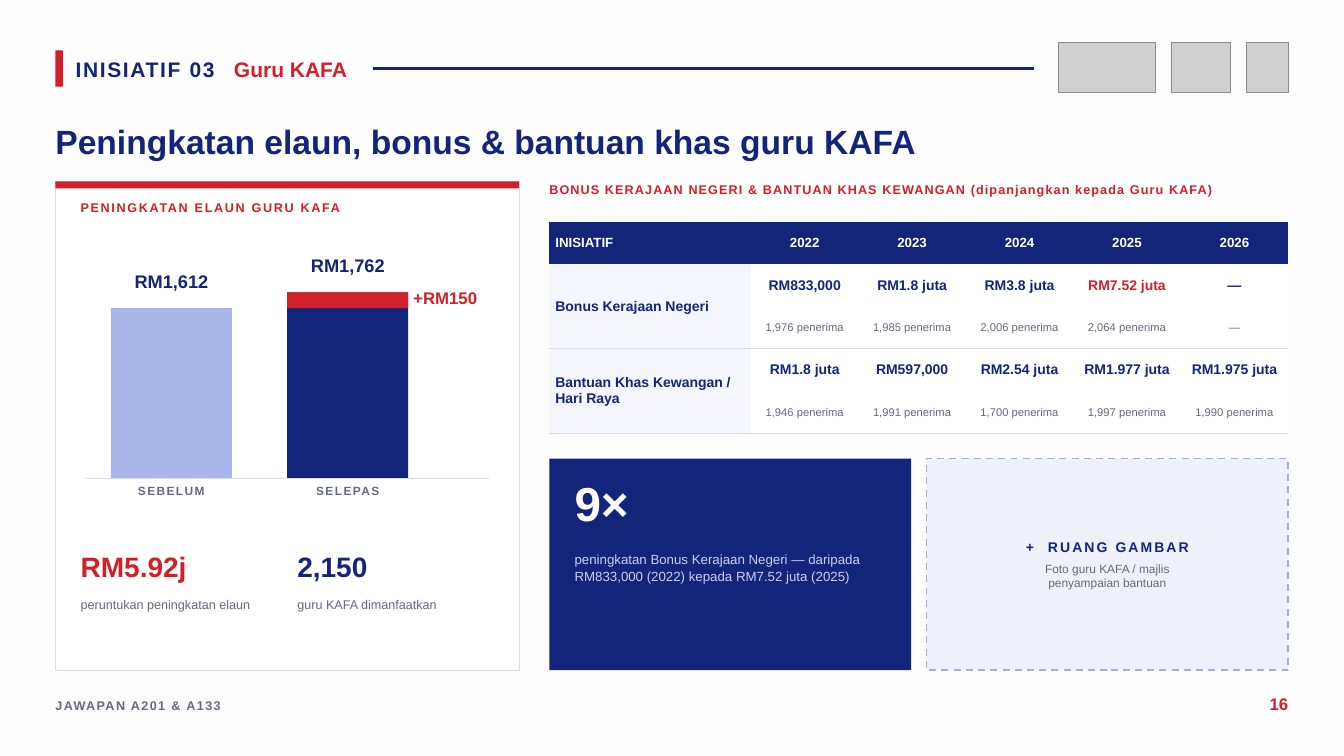
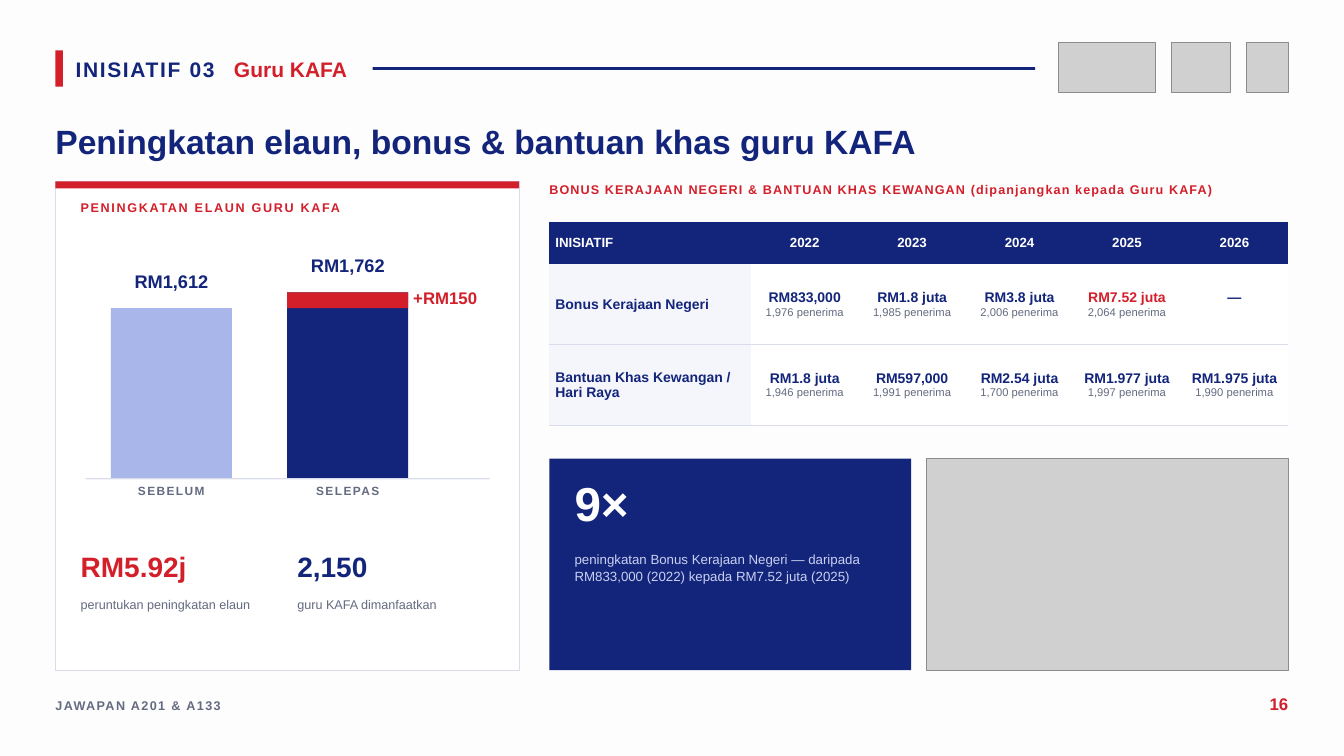
Before and after one commit to nawaljoe/Nawal, a slide deck: slide 16 of infografik-belanjawan-2027/Infografik_Jawapan_A201_A133_Belanjawan2027.pptx. Drawn at 1344x756 pixels with LibreOffice and Linux fonts; fonts in the diff are those of the drawing; grey boxes stand for pictures. Boxes give left, top, right and bottom in pixels: in the first picture for what was removed or moved away, otherwise in the second. Text is boxed around its words. In the diff, an @@ line names an element or a change of style, - is before the commit and + after.

```diff
--- a/infografik-belanjawan-2027/Infografik_Jawapan_A201_A133_Belanjawan2027.pptx
+++ b/infografik-belanjawan-2027/Infografik_Jawapan_A201_A133_Belanjawan2027.pptx
@@ table at (549, 222, 1291, 425) @@
-row 2: Bonus Kerajaan Negeri | RM833,000 | RM1.8 juta | RM3.8 juta | RM7.52 juta | —
-row 3:  | 1,976 penerima | 1,985 penerima | 2,006 penerima | 2,064 penerima | —
-row 4: Bantuan Khas Kewangan / Hari Raya | RM1.8 juta | RM597,000 | RM2.54 juta | RM1.977 juta | RM1.975 juta
-row 5:  | 1,946 penerima | 1,991 penerima | 1,700 penerima | 1,997 penerima | 1,990 penerima
+row 2: Bonus Kerajaan Negeri | RM833,000 / 1,976 penerima | RM1.8 juta / 1,985 penerima | RM3.8 juta / 2,006 penerima | RM7.52 juta / 2,064 penerima | —
+row 3: Bantuan Khas Kewangan / Hari Raya | RM1.8 juta / 1,946 penerima | RM597,000 / 1,991 penerima | RM2.54 juta / 1,700 penerima | RM1.977 juta / 1,997 penerima | RM1.975 juta / 1,990 penerima
@@ rectangle removed at (927, 459, 1289, 670) @@
-+ RUANG GAMBAR
-Foto guru KAFA / majlis
-penyampaian bantuan
@@ picture added at (927, 459, 1289, 670) @@
```
Also in this commit, not shown: 17 other slides changed, 6 other files.
